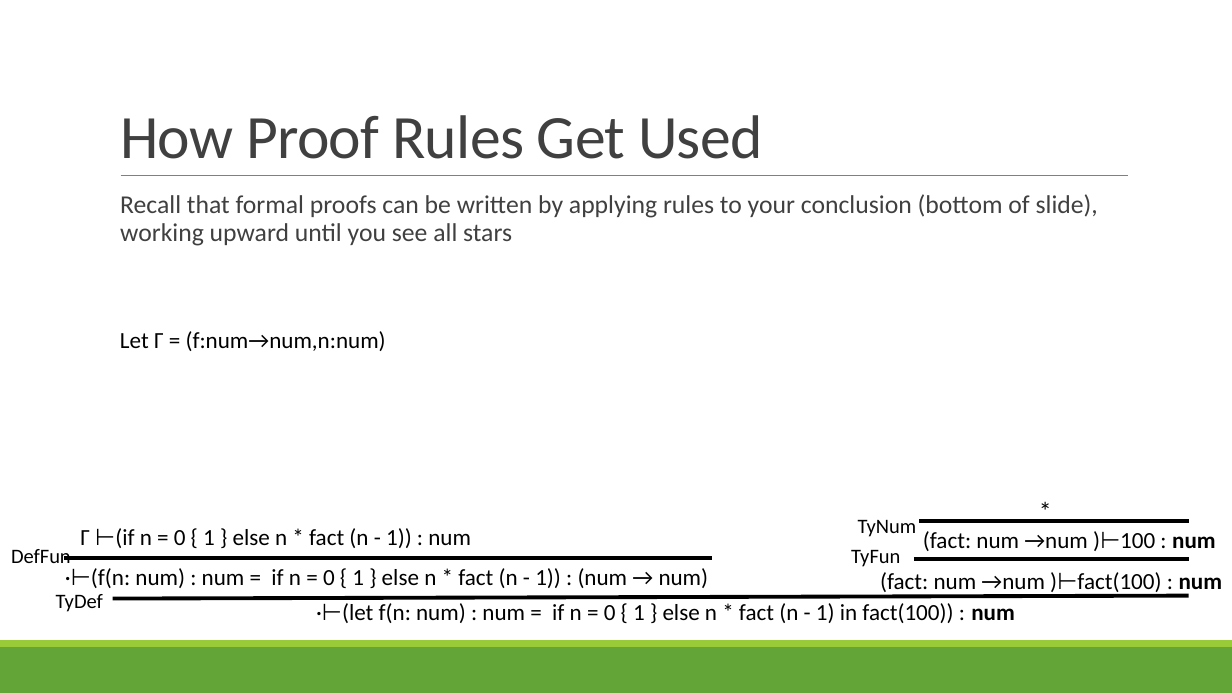
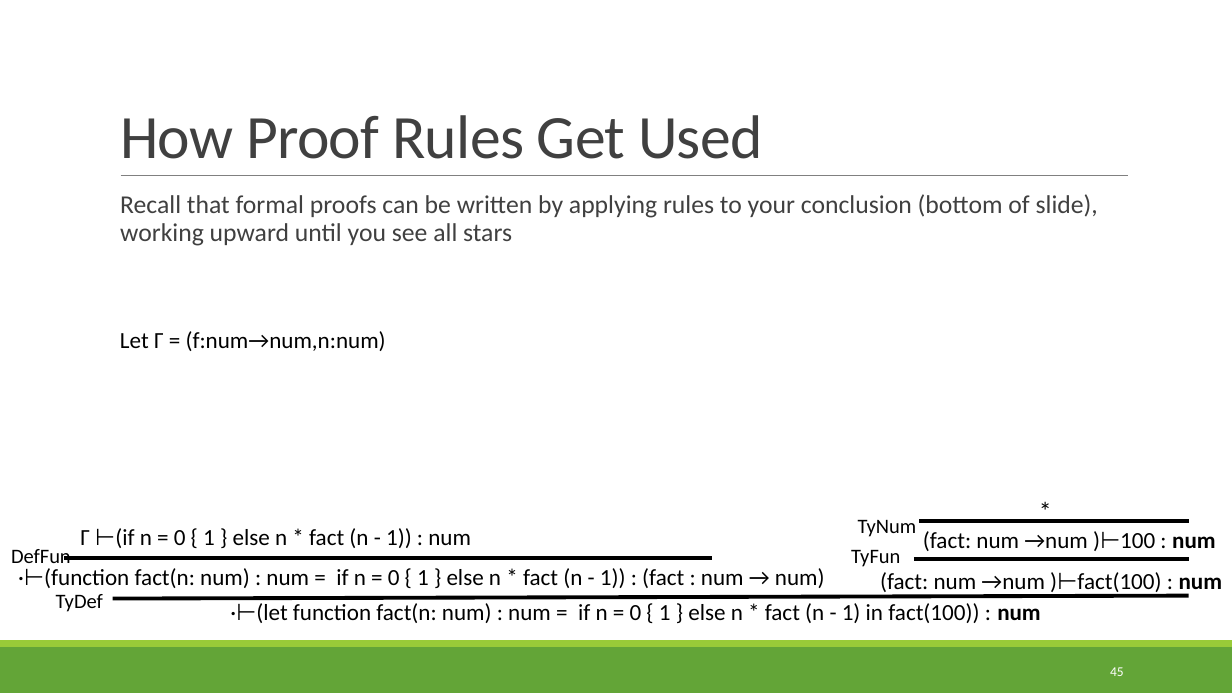
Before and after one commit to rbohrer/pl-course, a slide deck: slide 45 of LectureSlides/07Types.pptx. Drawn at 1232x693 pixels with LibreOffice and Linux fonts; fonts in the diff are those of the drawing. Boxes give left, top, right and bottom in pixels: in the first picture for what was removed or moved away, otherwise in the second. Text is boxed around its words. In the diff, an @@ line names an element or a change of style, - is before the commit and + after.

```diff
--- a/LectureSlides/07Types.pptx
+++ b/LectureSlides/07Types.pptx
@@ text at (x1=44, y1=568, x2=825, y2=588): text changed @@
-·⊢(f(n: num) : num = if n = 0 { 1 } else n * fact (n - 1)) : (num → num)
+·⊢(function fact(n: num) : num = if n = 0 { 1 } else n * fact (n - 1)) : (fact : num → num)
@@ text at (x1=256, y1=603, x2=1041, y2=623): text changed @@
-·⊢(let f(n: num) : num = if n = 0 { 1 } else n * fact (n - 1) in fact(100)) : num
+·⊢(let function fact(n: num) : num = if n = 0 { 1 } else n * fact (n - 1) in fact(100)) : num
@@ page number added at (x1=1110, y1=667, x2=1124, y2=676), 10.5 pt, text #FFFFFF @@
+45
```
Also in this commit, not shown: 70 other slides changed, 1 slide removed.
